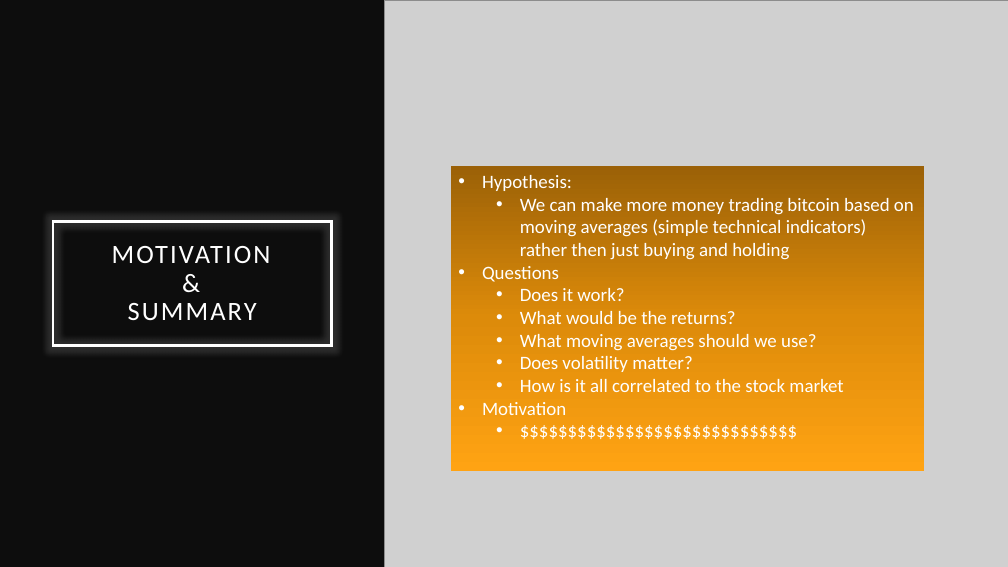
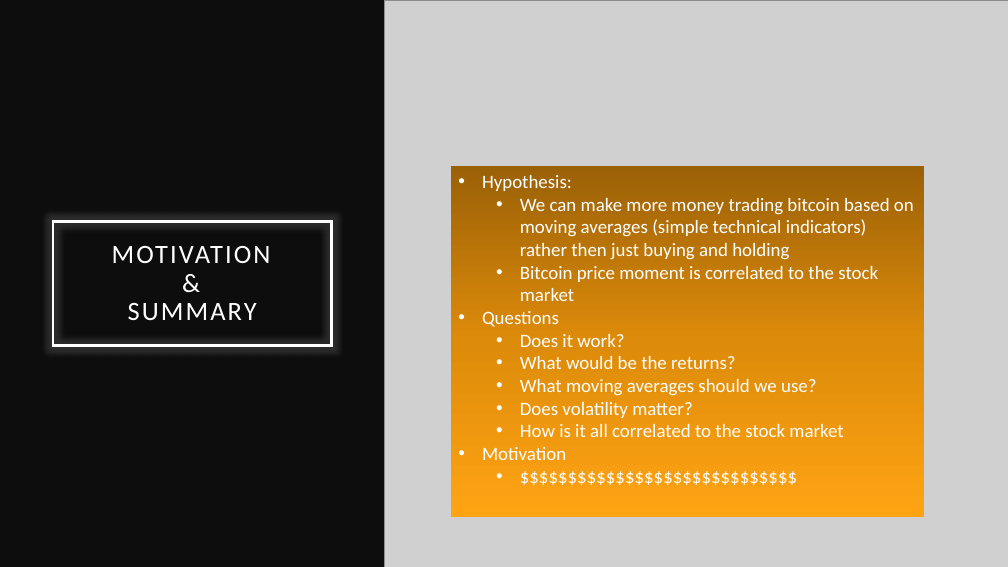
Before and after one commit to ITJedi/UMN_Fin_Project1, a slide deck: slide 2 of Project_1_Bitcoin Trading Strats.pptx. Drawn at 1008x567 pixels with LibreOffice and Linux fonts; fonts in the diff are those of the drawing; grey boxes stand for pictures. Boxes give left, top, right and bottom in pixels: in the first picture for what was removed or moved away, otherwise in the second. Text is boxed around its words. In the diff, an @@ line names an element or a change of style, - is before the commit and + after.

Commit message:
finished6

```diff
--- a/Project_1_Bitcoin Trading Strats.pptx
+++ b/Project_1_Bitcoin Trading Strats.pptx
@@ rectangle "Hypothesis:": place and size @@
-rectangle "Hypothesis:" at (451,166,925,471)
+rectangle "Hypothesis:" at (451,166,925,516)
@@ text in rectangle at (520,266,878,301): paragraph added @@
+  • Bitcoin price moment is correlated to the stock market
```
